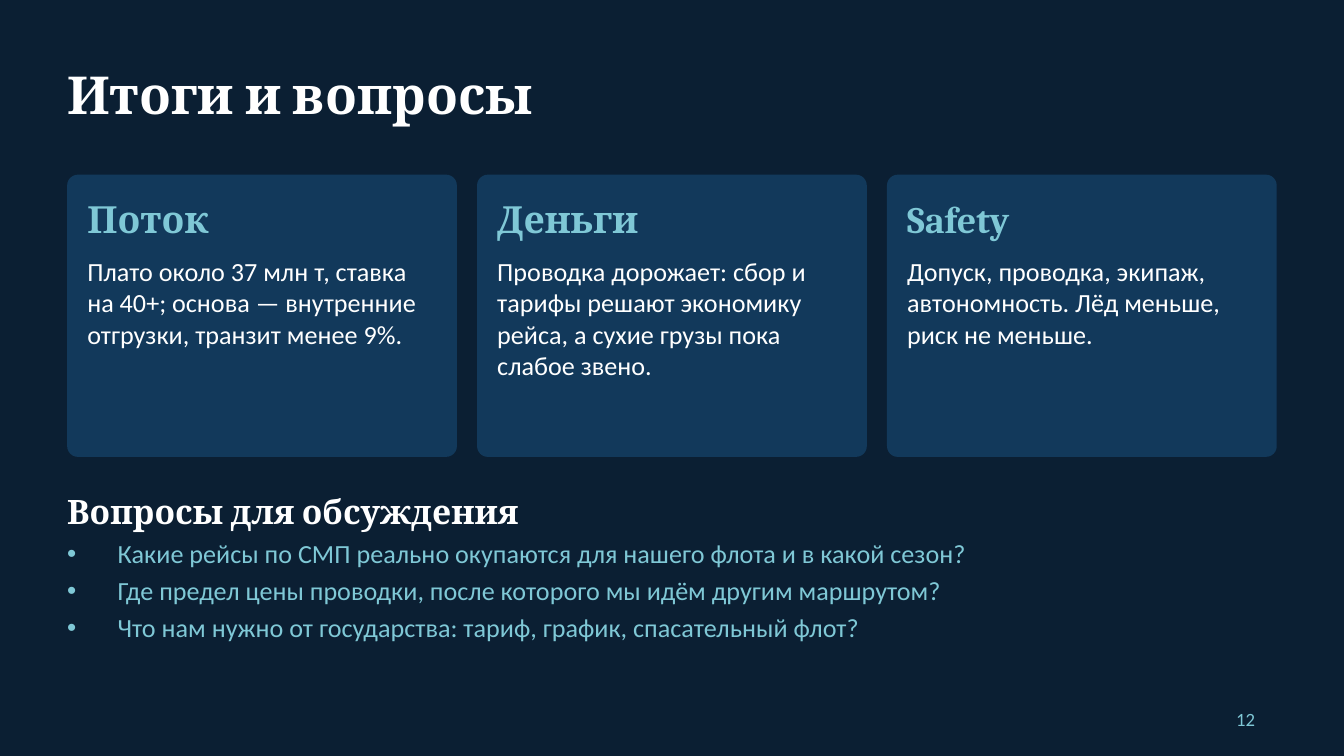
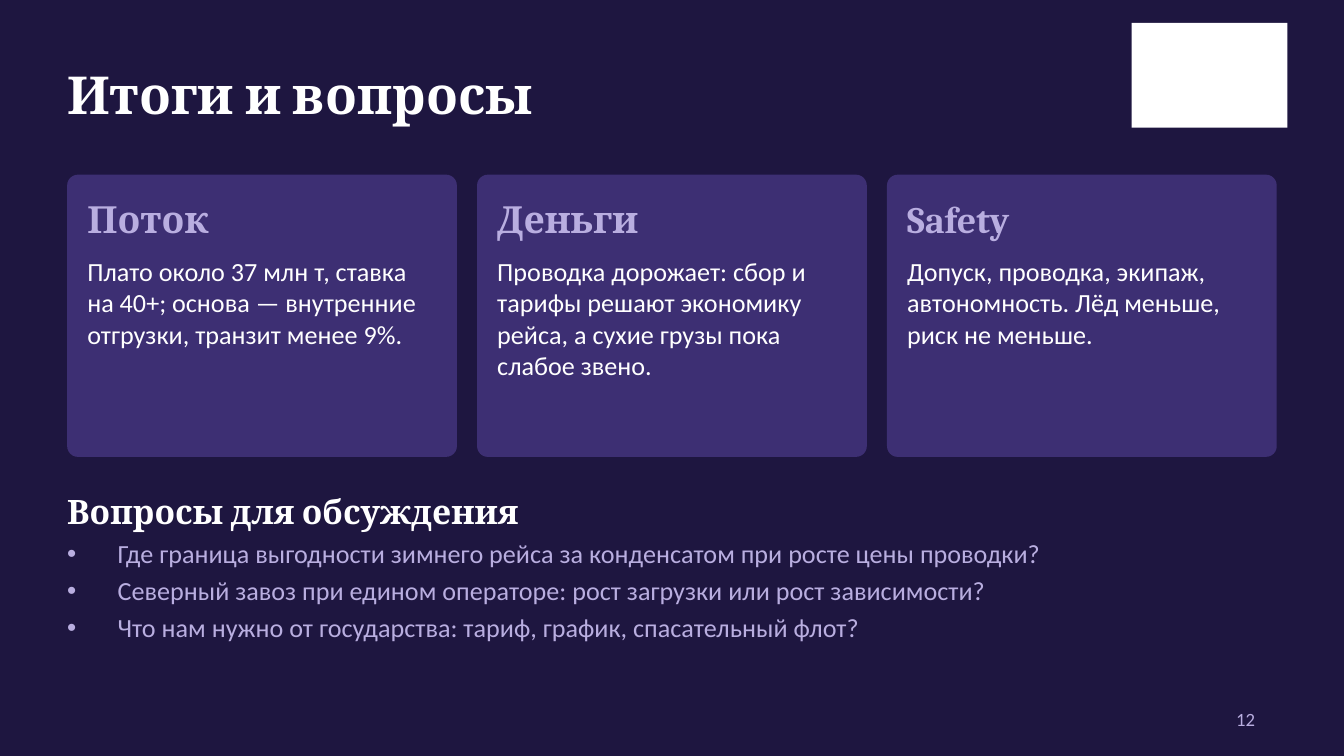
Before and after one commit to Mike-Pits/Arctic_presentation_2026_10_20, a slide deck: slide 12 of Arktika_dengi_i_bezopasnost.pptx. Drawn at 1344x756 pixels with LibreOffice and Linux fonts; fonts in the diff are those of the drawing; background and template pictures are left out. Boxes give left, top, right and bottom in pixels: in the first picture for what was removed or moved away, otherwise in the second. Text is boxed around its words. In the diff, an @@ line names an element or a change of style, - is before the commit and + after.

```diff
--- a/Arktika_dengi_i_bezopasnost.pptx
+++ b/Arktika_dengi_i_bezopasnost.pptx
@@ background #0B1F33 to #1E1640 @@
@@ rectangle added at bbox=[1132, 23, 1288, 128], fill #FFFFFF @@
@@ fill #12395B to #3D2F73 in 3 elements at bbox=[67, 175, 457, 457], bbox=[477, 175, 867, 457], bbox=[887, 175, 1277, 457] @@
@@ text at bbox=[118, 545, 1040, 605]: text changed; text colour #7FC8D6 to #B9AEE0 @@
-• Какие рейсы по СМП реально окупаются для нашего флота и в какой сезон?
-• Где предел цены проводки, после которого мы идём другим маршрутом?
+• Где граница выгодности зимнего рейса за конденсатом при росте цены проводки?
+• Северный завоз при едином операторе: рост загрузки или рост зависимости?
@@ text at bbox=[118, 619, 859, 642]: text colour #7FC8D6 to #B9AEE0 in "Что нам нужно от государства: тариф, график, ..." @@
@@ text colour #7FC8D6 to #B9AEE0 in 4 elements at bbox=[87, 206, 208, 234], bbox=[497, 206, 638, 241], bbox=[907, 206, 1009, 241], bbox=[1236, 714, 1255, 726] @@
```
Also in this commit, not shown: 11 other slides changed, 1 slide added, 1 slide removed, 6 other files.
